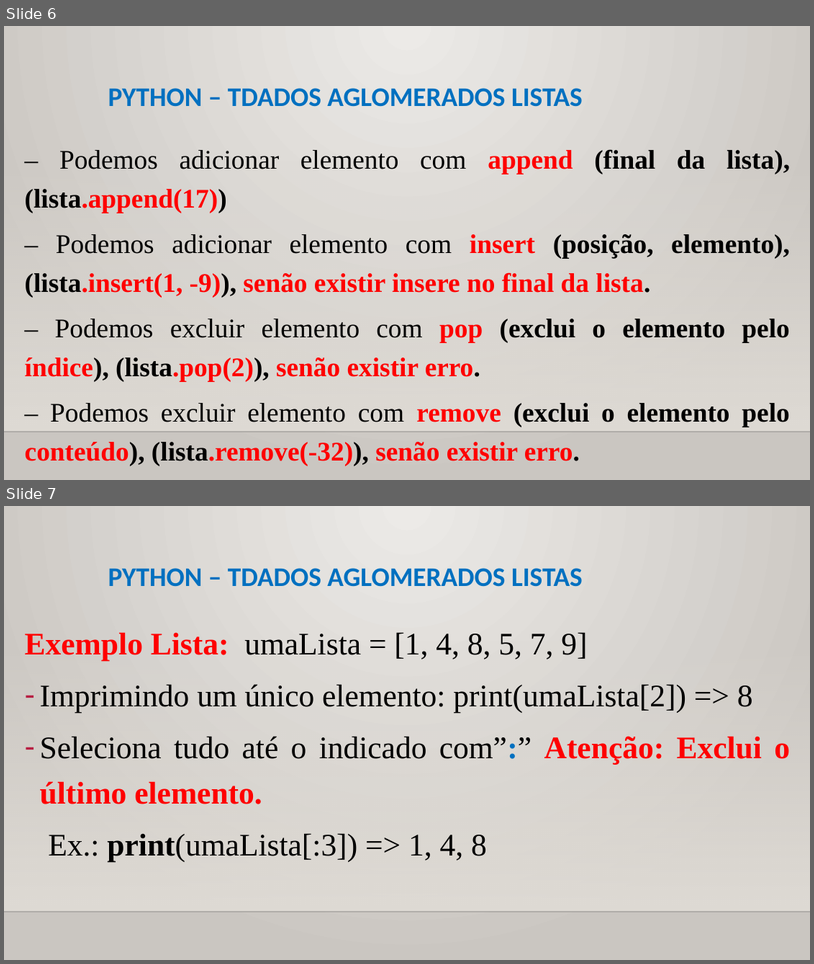
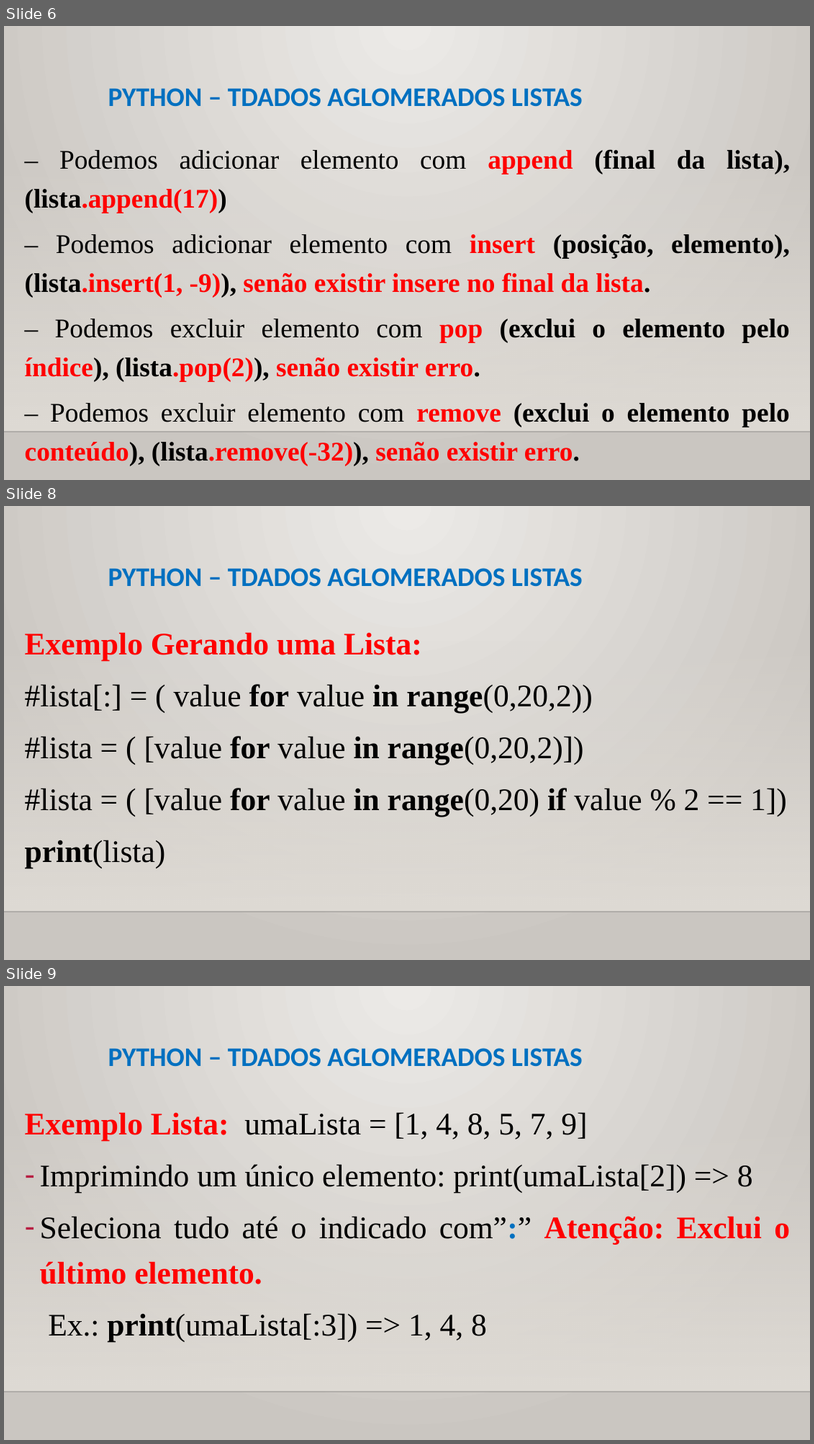
Before and after one commit to CloudEducationBrazil/WydenPythonParadigmas, a slide deck: 01 Classes/Aula 07 Programação Python - Tipos de Dados Aglomerados.pptx. Shown one above the other, each under a label of ours: slides 6 and 7 before the commit, slides 6, 8 and 9 after it; the slides between them are not shown. The pictures are 814x964 and 814x1444 pixels, drawn with LibreOffice and Linux fonts; fonts in the diff are those of the drawing; background and template pictures are left out. Boxes give left, top, right and bottom in pixels: in the first picture for what was removed or moved away, otherwise in the second. Text is boxed around its words. In the diff, an @@ line names an element or a change of style, - is before the commit and + after.

Commit message:
Aula 7 Python 20092022

```diff
--- a/01 Classes/Aula 07 Programação Python - Tipos de Dados Aglomerados.pptx
+++ b/01 Classes/Aula 07 Programação Python - Tipos de Dados Aglomerados.pptx
@@ slide 8 added at (x1=4, y1=506, x2=810, y2=960), background picture (left out); not listed: 2 template elements that a slide beside it also shows @@
@@ title added at (x1=108, y1=568, x2=583, y2=587), 24 pt, text #0070C0, bold @@
+PYTHON – TDADOS AGLOMERADOS LISTAS
@@ text added at (x1=25, y1=632, x2=787, y2=868), 28 pt, text #000000 @@
+Exemplo Gerando uma Lista:
+#lista[:] = ( value for value in range(0,20,2))
+#lista = ( [value for value in range(0,20,2)])
+#lista = ( [value for value in range(0,20) if value % 2 == 1])
+print(lista)
@@ what was slide 7 is now slide 9 @@
```
Also in this commit, not shown: 1 other slide added, 1 other file.
